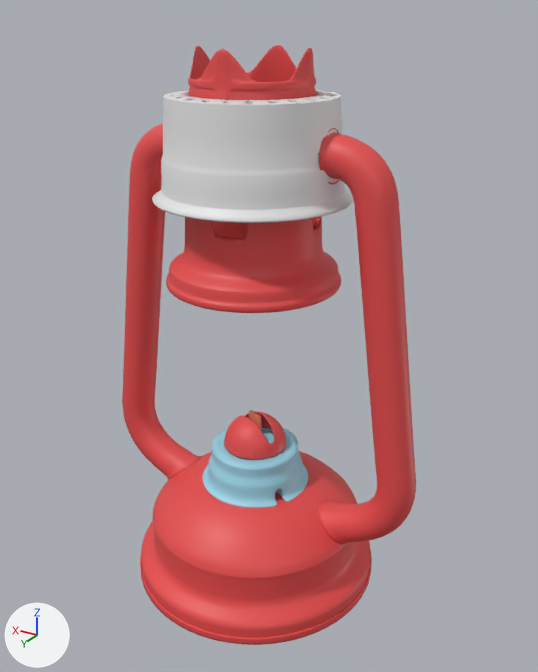
An edit to the Blender file Semester_3/3d_rendering/Prüfung1_Sturmlampe/Oillamp.blend, drawn before and after from the same camera.
Before and after are seen from a camera (50 mm lens) standing at (-0.161, 0.255, 0.25) and looking at (-0.006, -0.003, 0.121). Arrows for +X, +Y and +Z are at lower left; the lights stay in place.

The first picture shows 'Flammenhalter', 'Ignition', 'Oberer Schornstein', 'Support', 'Verbindungstück', 'Ölbehälter'.
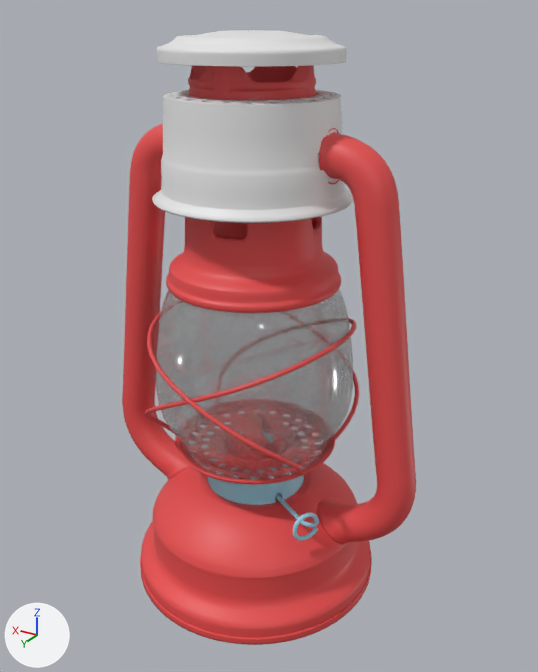
Boxes (x1, y1, x2, y2) around the edits, measured in the pictures (538 x 672 px; the box of a moved part takes in the faces that stretch with it):
'Glas', shown: after (156, 289, 353, 479)
'Deckel', shown: after (157, 30, 347, 67)
'Ignition', reshaped: before (203, 427, 308, 507); after (208, 475, 304, 505)
'BézierCurve.001', added (red): after (147, 312, 359, 476)
'BézierCurve.003', added (red): after (145, 318, 356, 433)
'Glashalter', shown (red): after (175, 435, 335, 485)
'Dochthebel', added (cyan): after (275, 494, 319, 541)
part 1 of me_cylinder_002, moved or reshaped: before (268, 482, 293, 507); after (268, 482, 290, 504)
'Flammenhalter', unchanged, covered by the edit: before (224, 411, 286, 460)

Edits to the bpy script that builds the scene:
```text
Change me_cylinder_002:
    used by ob_ignition; parent = ob_move_lantern; location = (0.0, 0.0, 0.0); rotation_euler = (0.0, 0.0, 0.854), in degrees (0, 0, 49)
    remove me_cylinder_002.from_pydata(...)  # 177 vertices, 160 faces; spans x -0.0261..0.0261, y -0.0261..0.0261, z 0.0483..0.0726
    add me_cylinder_002.from_pydata(...)  # 177 vertices, 160 faces; spans x -0.0237..0.0236, y -0.0234..0.0239, z 0.0483..0.0726
    me_cylinder_002 part 1
    2 vertices are removed from x -0.0069..-0.0027, y 0.0247..0.0256, z 0.0483
    4 faces are deleted
    11 vertices in x -0.0072..-0.0018, y 0.0156..0.0222, z 0.0526..0.0554 move by (0.0, 0.0, -0.0022)
    9 vertices in x -0.0061..-0.0013, y 0.0159..0.0224, z 0.0527..0.0555 move by (0.0, 0.0, -0.0023)
    38 vertices move from x -0.0261..0.0261, y -0.0261..0.0261, z 0.0483..0.0495 to x -0.0237..0.0236, y -0.0234..0.0239, z 0.0483..0.0487
    2 vertices are added at (-0.0063, 0.0227, 0.0483), (-0.0025, 0.0234, 0.0483)
    4 new faces join them
Add cu_béziercurve_004:
    cu_béziercurve_004 = bpy.data.curves.new('BézierCurve.004', 'CURVE')
    cu_béziercurve_004.dimensions = '3D'
    _sp = cu_béziercurve_004.splines.new('BEZIER'); _sp.bezier_points.add(2)
    _sp.bezier_points.foreach_set('co', [-0.0424, 0.128, 0.0, -0.000828, 0.11, 0.045, 0.0326, 0.0705, 0.0169])
    _sp.bezier_points.foreach_set('handle_left', [-0.0424, 0.128, -0.00186, -0.0414, 0.128, 0.0433, 0.0426, 0.0858, 0.0284])
    _sp.bezier_points.foreach_set('handle_right', [-0.0424, 0.128, 0.00506, 0.0363, 0.0933, 0.0465, -0.00396, 0.0143, -0.025])
    for _p, _l, _r in zip(_sp.bezier_points, ['ALIGNED', 'ALIGNED', 'ALIGNED'], ['ALIGNED', 'ALIGNED', 'ALIGNED']): _p.handle_left_type = _l; _p.handle_right_type = _r
    _sp.order_u = 0
    _sp.order_v = 0
    cu_béziercurve_004.materials.append(mat_material_001)  # red #e74d4d
    cu_béziercurve_004.use_path = True
    cu_béziercurve_004.bevel_depth = 0.001
    cu_béziercurve_004.fill_mode = 'FULL'
Add cu_béziercurve_003:
    cu_béziercurve_003 = bpy.data.curves.new('BézierCurve.003', 'CURVE')
    cu_béziercurve_003.dimensions = '3D'
    _sp = cu_béziercurve_003.splines.new('BEZIER'); _sp.bezier_points.add(2)
    _sp.bezier_points.foreach_set('co', [-0.0424, 0.128, 0.0, -0.000828, 0.11, 0.0474, 0.0326, 0.0705, 0.0169])
    _sp.bezier_points.foreach_set('handle_left', [-0.0424, 0.128, -0.00186, -0.0414, 0.128, 0.0457, 0.0426, 0.0858, 0.0284])
    _sp.bezier_points.foreach_set('handle_right', [-0.0424, 0.128, 0.00506, 0.0363, 0.0933, 0.0489, -0.00396, 0.0143, -0.025])
    for _p, _l, _r in zip(_sp.bezier_points, ['ALIGNED', 'ALIGNED', 'ALIGNED'], ['ALIGNED', 'ALIGNED', 'ALIGNED']): _p.handle_left_type = _l; _p.handle_right_type = _r
    _sp.order_u = 0
    _sp.order_v = 0
    cu_béziercurve_003.materials.append(mat_material_001)  # red #e74d4d
    cu_béziercurve_003.use_path = True
    cu_béziercurve_003.bevel_depth = 0.001
    cu_béziercurve_003.fill_mode = 'FULL'
Change ob_glashalter:
    remove ob_glashalter.hide_set(True)
Change ob_glas:
    remove ob_glas.hide_set(True)
Change ob_deckel:
    remove ob_deckel.hide_set(True)
Add ob_béziercurve_003:
    ob_béziercurve_003 = bpy.data.objects.new('BézierCurve.003', cu_béziercurve_004)  # modifiers MIRROR
    ob_béziercurve_003.location = (0.0, 0.0, 0.0)
    ob_béziercurve_003.rotation_euler = (4.712, 0.0, 3.142)  # degrees (270, 0, 180)
    ob_béziercurve_003.scale = (-1.0, -1.0, 1.0)
Add ob_béziercurve_001:
    ob_béziercurve_001 = bpy.data.objects.new('BézierCurve.001', cu_béziercurve_003)  # modifiers MIRROR
    ob_béziercurve_001.location = (0.0, 0.0, 0.0)
    ob_béziercurve_001.rotation_euler = (1.571, 0.0, 3.142)  # degrees (90, 0, 180)
Add ob_dochthebel:
    ob_dochthebel = bpy.data.objects.new('Dochthebel', me_béziercurve_002)  # 564 vertices, 553 faces; spans x -1.197..0.193, y -0.291..0.258, z -0.255..0.285; in mat_silber (cyan #99d5e7); modifiers SUBSURF
    ob_dochthebel.parent = ob_move_lantern
    ob_dochthebel.location = (-0.0158, 0.00943, 0.05)
    ob_dochthebel.rotation_euler = (-2.043, 0.0, -0.519)  # degrees (-117, 0, -30)
    ob_dochthebel.scale = (0.0246, 0.0246, 0.0246)
```
